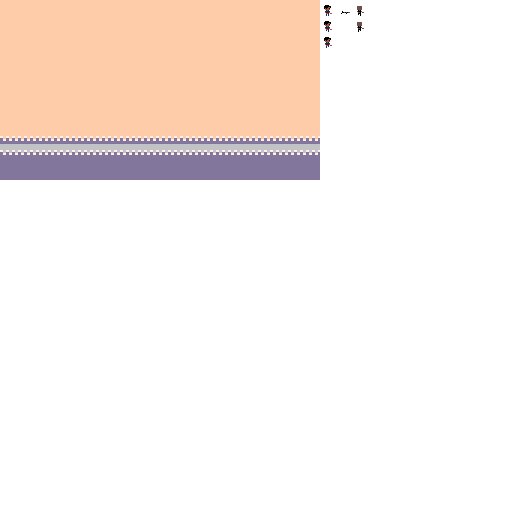
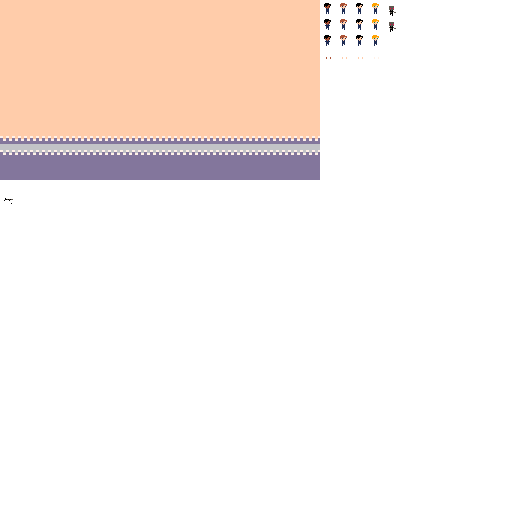
The second 512×512 image is a revision of the first. Changes to its layers:
painted on "sprites.png" over [4, 3, 396, 204]
